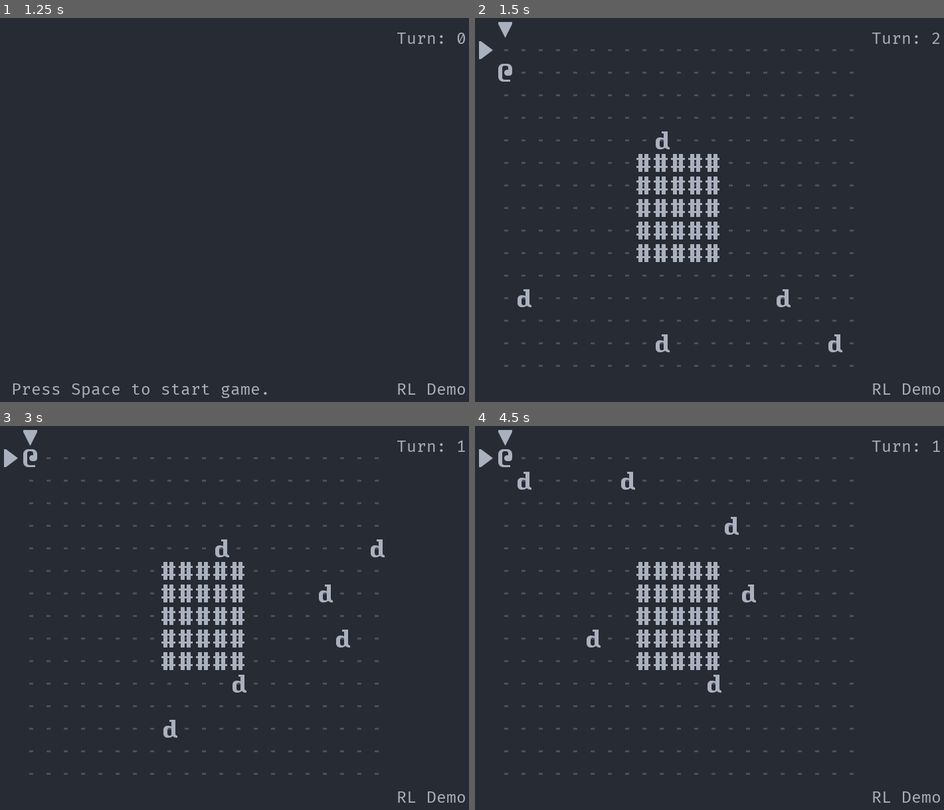
Above: before the commit, frames 1-4 (two rows, left to right).
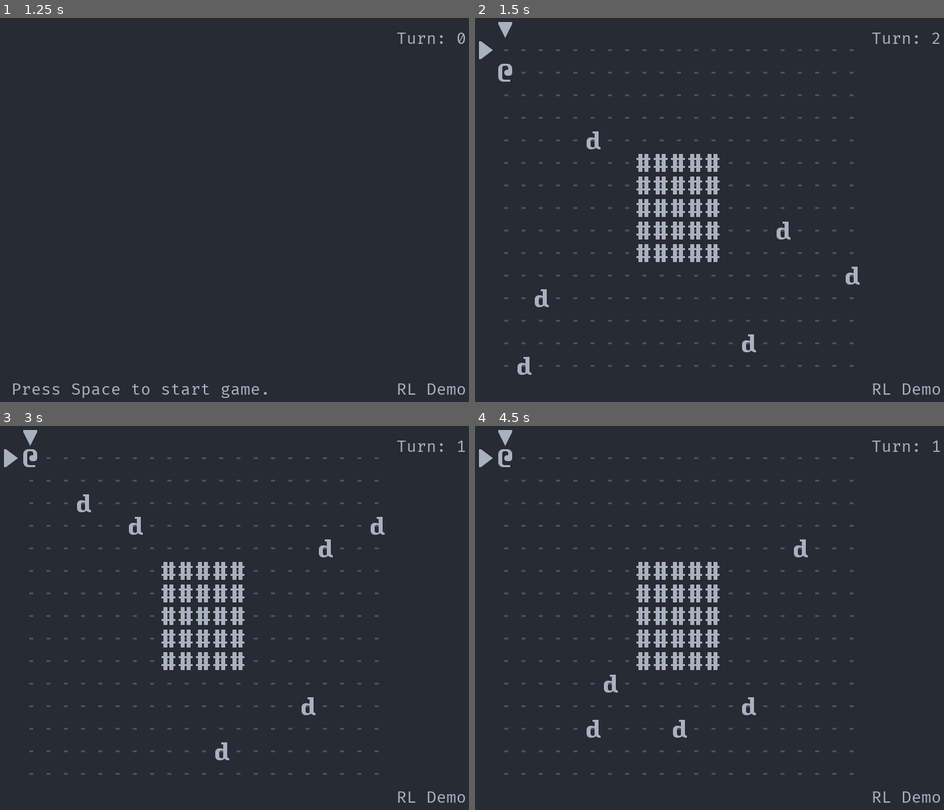
Above: after the commit, the same moments.

Repository: Bozar/OneMoreLevel
Game: Godot game, scene res://scene/main/MainScene.tscn
Two runs of this game, one before a commit and one after it. Both use one fixed random seed, a clock stepped at 60 frames per second and the inputs below.
Inputs:
- Up to frame 1 (1.25 s): tap Space (init_world) at 0.5, 0.6 s; hold Right (move_right) from 0.53 s (still down)
- Up to frame 2 (1.5 s): tap Space (init_world) at 1.25 s; release Right (move_right) at 1.28 s; hold Down (move_down) from 1.28 s (still down); tap . (wait) at 1.35 s
- Up to frame 3 (3 s): tap Enter at 2 s; release Down (move_down) at 2.03 s; hold Right (move_right) 2.03-2.78 s; tap Space (init_world) at 2.1, 2.75 s; hold Up (move_up) from 2.78 s (still down); tap . (wait) at 2.85 s
- Up to frame 4 (4.5 s): tap Enter at 3.5 s; release Up (move_up) at 3.53 s; hold Left (move_left) from 3.53 s (still down); tap Space (init_world) at 3.6, 4.25 s; tap . (wait) at 4.35 s

Frame 1 is identical in both runs. In frame 2, 0.8% of the frame differs, in the area x 9-83%, y 29-93%; in frame 3, 0.9%, in the area x 16-83%, y 17-88%; in frame 4, 0.8%.

Commit message:
Set a RNG seed.

Diff:
--- a/library/pc_action/DemoPCAction.gd
+++ b/library/pc_action/DemoPCAction.gd
@@ -5,5 +5,5 @@
 
 
 func _init(_dungeon: DungeonBoard, _remove: RemoveObject).(_dungeon, _remove) \
-        -> void:
-    pass
+		-> void:
+	pass
--- a/scene/main/RandomNumber.gd
+++ b/scene/main/RandomNumber.gd
@@ -7,6 +7,8 @@
 func _ready() -> void:
 	# _rng.seed = 123
 	_rng.randomize()
+	_rng.seed = _rng.randi()
+	print("seed: {0}".format([_rng.seed]))
 
 
 func get_int(min_int: int, max_int: int) -> int:
